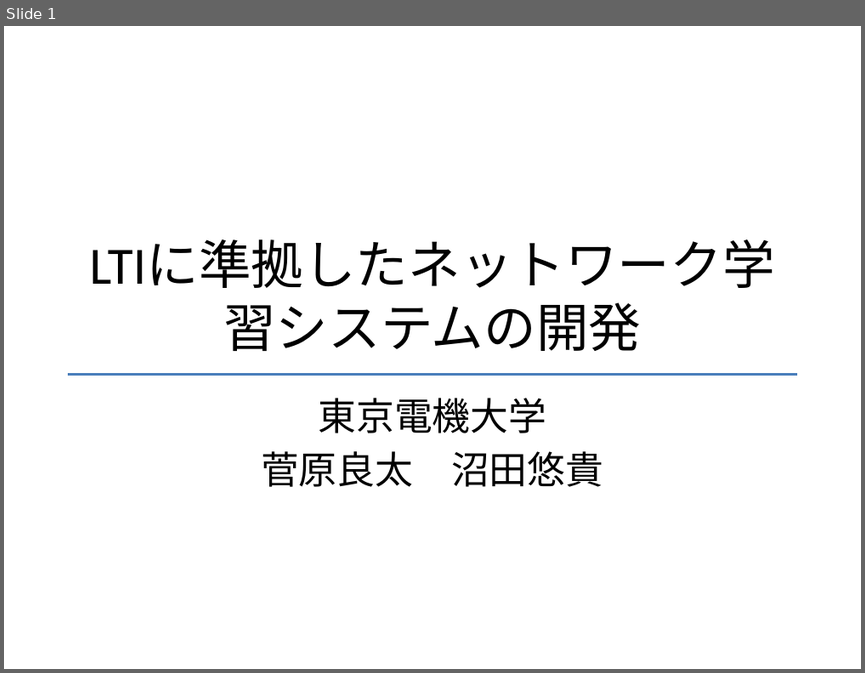
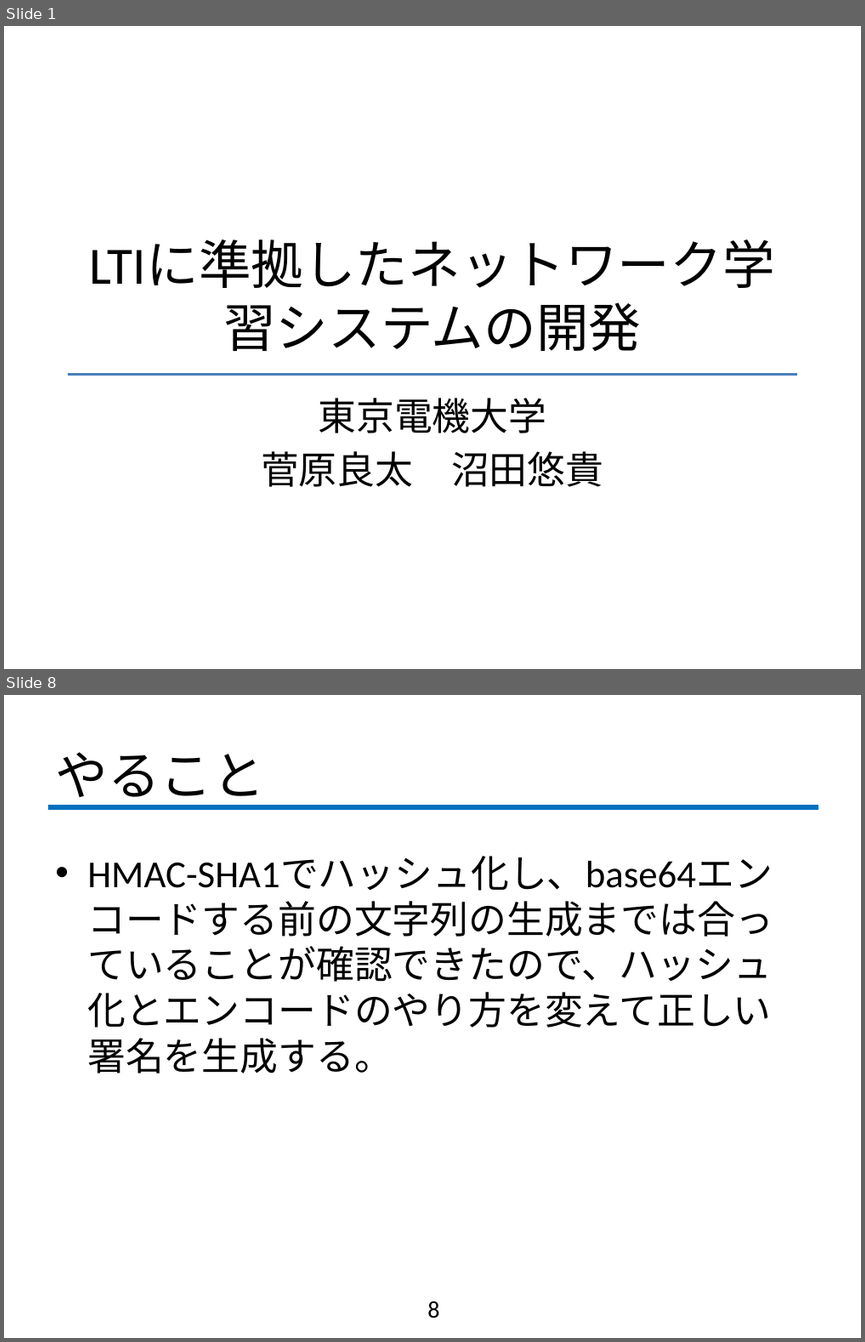
Before and after one commit to fujiLabo/fuji_simu, a slide deck: テンプレ.pptx. Shown one above the other, each under a label of ours: slide 1 before the commit, slides 1 and 8 after it; the slides between them are not shown. The pictures are 865x673 and 865x1342 pixels, drawn with LibreOffice and Linux fonts; fonts in the diff are those of the drawing; background and template pictures are left out. Boxes give left, top, right and bottom in pixels: in the first picture for what was removed or moved away, otherwise in the second. Text is boxed around its words. In the diff, an @@ line names an element or a change of style, - is before the commit and + after.

```diff
--- a/テンプレ.pptx
+++ b/テンプレ.pptx
@@ slide 8 added at [4,695,861,1338], background #FFFFFF @@
@@ title added at [55,752,264,808], 44 pt, text #000000 @@
+やること
@@ line added from (47, 807) to (818, 807), #0070C0 4 pt @@
@@ text added at [87,856,772,1073], 32 pt, text #000000 @@
+• HMAC-SHA1でハッシュ化し、base64エンコードする前の文字列の生成までは合っていることが確認できたので、ハッシュ化とエンコードのやり方を変えて正しい署名を生成する。
@@ page number added at [427,1301,439,1318], 20 pt, text #000000 @@
+8
```
Also in this commit, not shown: 6 other slides added, 1 other file.
